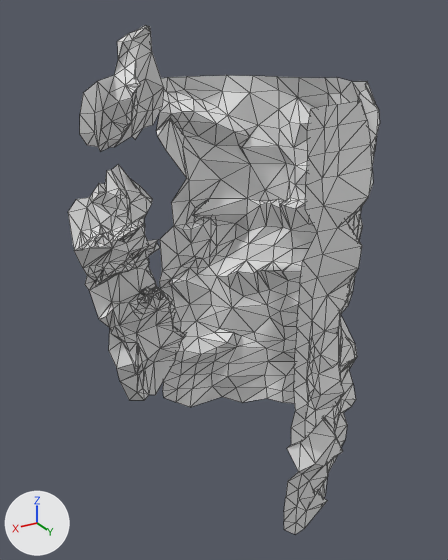
Before and after pictures for a commit that changed the Blender file Assets/BlenderObjects/cave2.blend.
Camera for both pictures: a 50 mm camera at (11.74, 17.39, 17.89) aimed at (0.95, -0.6, 8.89). Every picture has the same lights, and +X, +Y and +Z are marked at lower left. Mesh edges are drawn as thin lines.
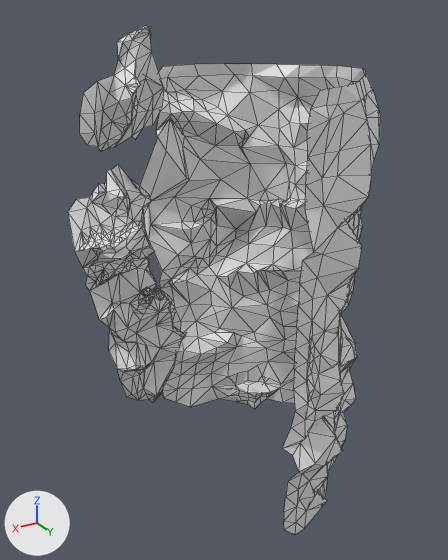
Changed parts and their boxes [x1, y1, x2, y2] in the pictures (448 x 560 px; the box of a moved part takes in the faces that stretch with it):
part 1 of me_plane, moved or reshaped
    before: [141, 287, 152, 295]
    after: [140, 287, 153, 295]
part 2 of me_plane, moved or reshaped
    before: [68, 170, 312, 400]
    after: [68, 138, 314, 402]
part 3 of me_plane, moved or reshaped
    before: [149, 26, 380, 260]
    after: [133, 26, 380, 260]
part 4 of me_plane, built on
    both: [191, 352, 355, 413]
part 5 of me_plane, built on
    before: [287, 393, 344, 471]
    after: [282, 393, 344, 471]
part 6 of me_plane, moved or reshaped
    before: [234, 130, 250, 148]
    after: [234, 130, 249, 148]

Diff of the bpy script that builds the scene:
```diff
--- a/Assets/BlenderObjects/cave2.blend.py
+++ b/Assets/BlenderObjects/cave2.blend.py
@@ me_plane @@
 # used by ob_plane; location = (-0.11, 0.01, 4.1); rotation_euler = (0.0, 1.555, 0.0), in degrees (0, 89, 0); scale = (3.58, 3.58, 3.58)
-me_plane.from_pydata(...)  # 1011 vertices, 1855 faces, 1 loose edge; spans x -3.74..1.11, y -1.41..1.46, z -1.44..1.74
+me_plane.from_pydata(...)  # 1116 vertices, 1958 faces, 1 loose edge; spans x -3.74..1.11, y -1.58..1.46, z -1.44..1.74
+# me_plane part 1: the loose piece of 15 vertices spanning x -1.22..-1.14, y -0.7..-0.56, z 0.93..1.03 is moved by (0.0, 0.01, 0.0)
+# me_plane part 2: 142 vertices moved from x -2.3..0.3, y -1.28..-0.19, z -1.41..1.74 to x -2.3..0.3, y -1.49..-0.19, z -1.38..1.74; 48 vertices removed from x -1.95..0.22, y -1.29..-0.29, z -1.13..1.63; 68 vertices added at x -1.95..0.36, y -1.58..-0.29, z -1.17..1.63
+# me_plane part 3: 17 vertices moved from x -3.73..-2.11, y -0.55..1.31, z -1.1..0.89 to x -3.73..-2.11, y -0.56..1.42, z -1.05..0.87; 13 vertices removed from x -3.71..-2.58, y -1.24..0.98, z -1.09..0.86; 43 vertices added at x -3.71..-2.58, y -1.29..1.29, z -1.15..0.97
+# me_plane part 4: 15 vertices moved from x 0.2..1.1, y -1.13..0.47, z -1.1..-0.27 to x 0.19..1.0, y -1.17..0.46, z -1.09..-0.23; 6 vertices removed from x 0.42..0.88, y -0.97..-0.59, z -0.84..-0.38; 49 vertices added at x 0.22..0.95, y -1.08..0.35, z -1.08..-0.26
+# me_plane part 5: 4 vertices moved from x -0.38..-0.32, y 0.86..1.34, z -0.12..0.56 to x -0.38..-0.27, y 0.85..1.38, z -0.06..0.62; 4 vertices removed from x -0.55..-0.35, y 0.76..1.14, z -0.38..-0.15; 16 vertices added at x -0.7..-0.35, y 0.76..1.2, z -0.47..0.14
+# me_plane part 6: 1 vertex moved from x -2.6, y -0.95, z -0.47 to x -2.55, y -1.06, z -0.46
```
